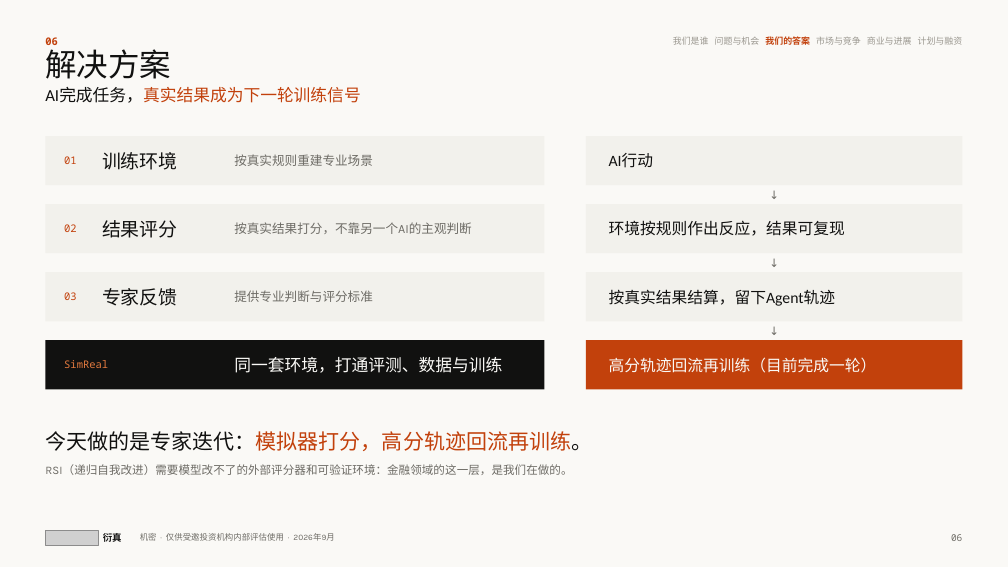
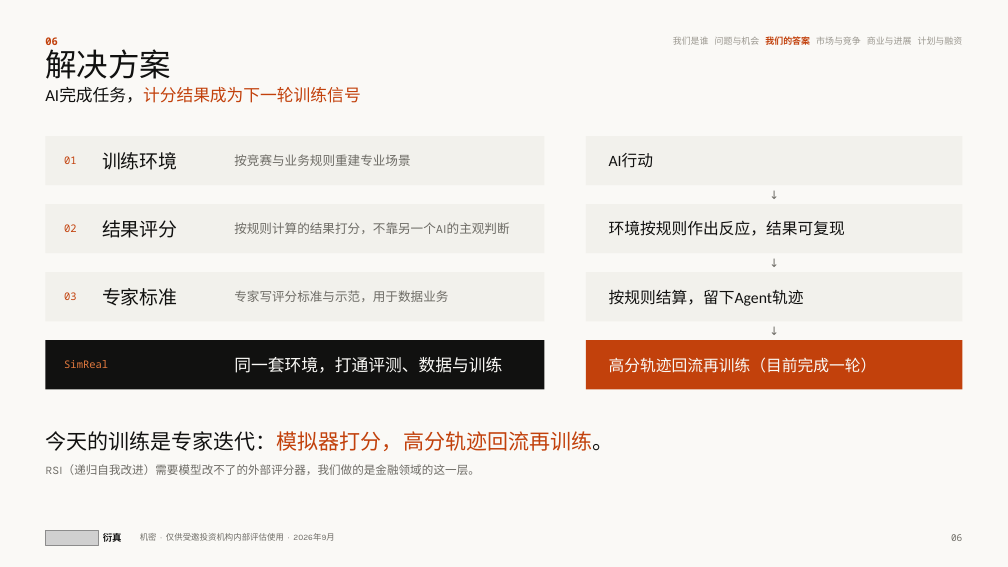
Before and after one commit to wangchen0802/Delta1, a slide deck: slide 6 of SimReal-BP-v33.pptx. Drawn at 1008x567 pixels with LibreOffice and Linux fonts; fonts in the diff are those of the drawing; grey boxes stand for pictures. Boxes give left, top, right and bottom in pixels: in the first picture for what was removed or moved away, otherwise in the second. Text is boxed around its words. In the diff, an @@ line names an element or a change of style, - is before the commit and + after.

```diff
--- a/SimReal-BP-v33.pptx
+++ b/SimReal-BP-v33.pptx
@@ text at (45,87,361,103): text changed @@
-AI完成任务，真实结果成为下一轮训练信号
+AI完成任务，计分结果成为下一轮训练信号
@@ text at (234,154,410,166): text changed @@
-按真实规则重建专业场景
+按竞赛与业务规则重建专业场景
@@ text at (234,222,509,234): text changed @@
-按真实结果打分，不靠另一个AI的主观判断
+按规则计算的结果打分，不靠另一个AI的主观判断
@@ text at (102,288,178,306): text changed @@
-专家反馈
+专家标准
@@ text at (234,290,448,302): text changed @@
-提供专业判断与评分标准
+专家写评分标准与示范，用于数据业务
@@ text at (609,289,804,306): text changed @@
-按真实结果结算，留下Agent轨迹
+按规则结算，留下Agent轨迹
@@ text at (45,431,613,451): text changed @@
-今天做的是专家迭代：模拟器打分，高分轨迹回流再训练。
+今天的训练是专家迭代：模拟器打分，高分轨迹回流再训练。
@@ text at (45,464,480,475): text changed @@
-RSI（递归自我改进）需要模型改不了的外部评分器和可验证环境：金融领域的这一层，是我们在做的。
+RSI（递归自我改进）需要模型改不了的外部评分器，我们做的是金融领域的这一层。
```
Also in this commit, not shown: 24 other slides changed, 6 other files.
